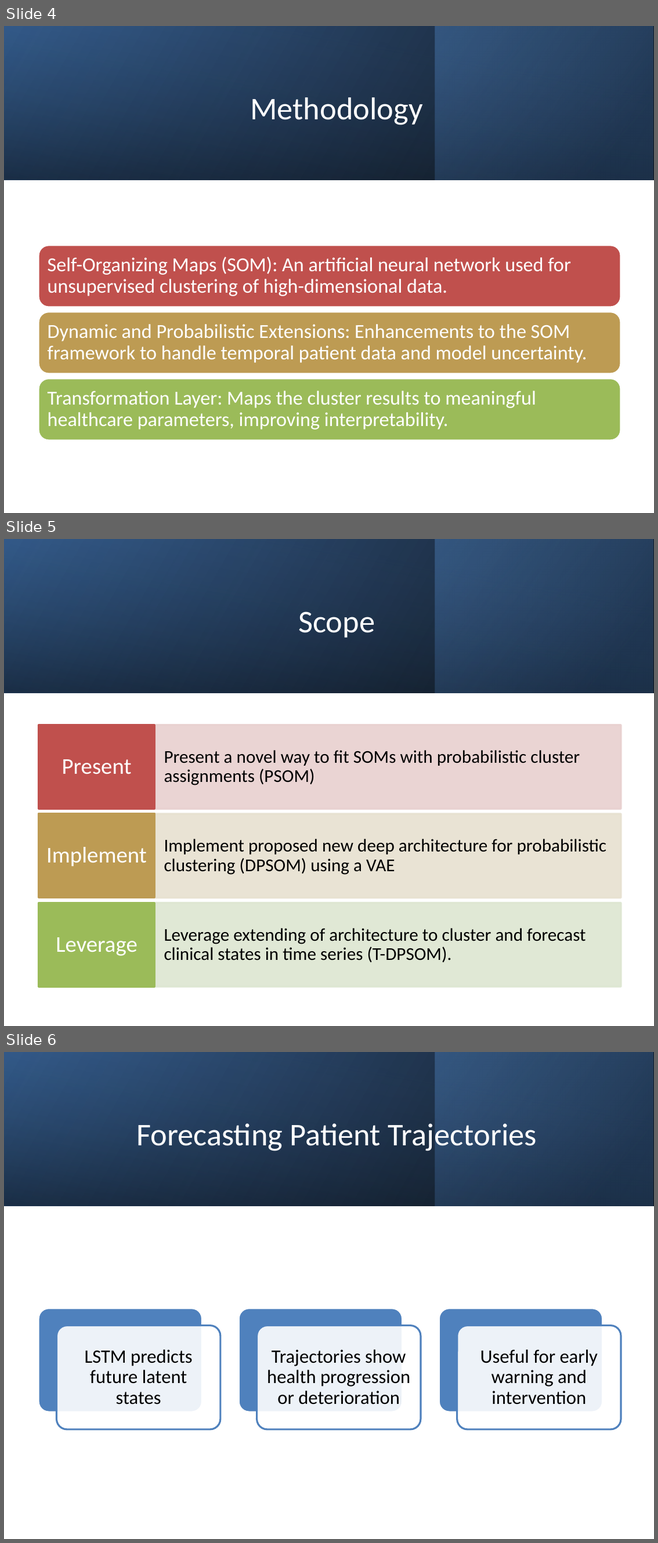
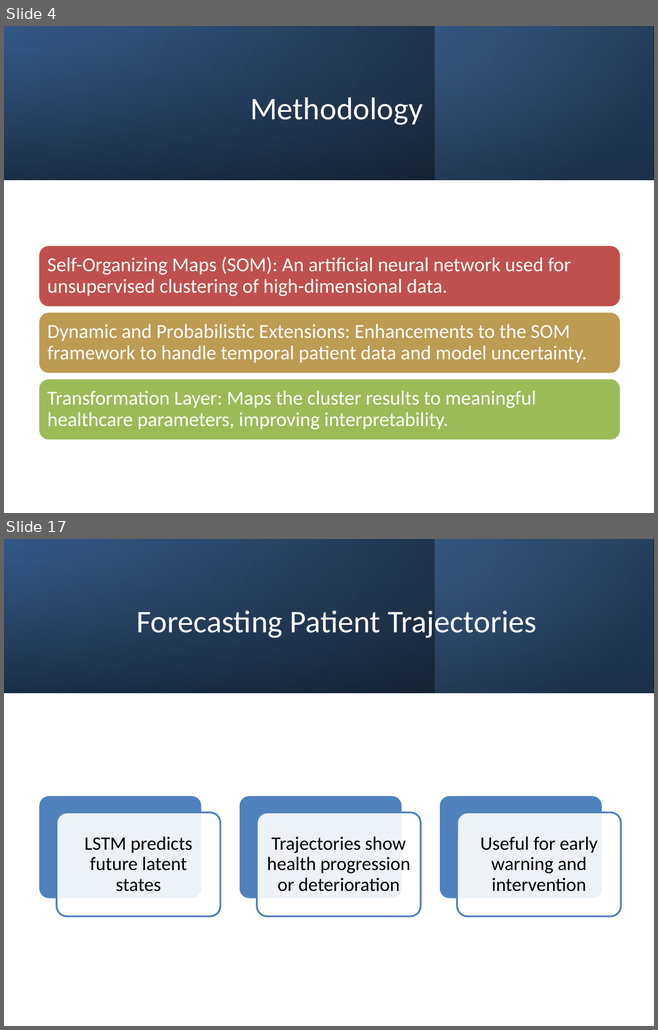
Before and after one commit to vaibhavait04/dlh2025_T_DPSOM_final_project, a slide deck: assignment_steps/T-DPSOM_Presentation.pptx. Shown one above the other, each under a label of ours: slides 4, 5 and 6 before the commit, slides 4 and 17 after it; the slides between them are not shown. The pictures are 658x1543 and 658x1030 pixels, drawn with LibreOffice and Linux fonts; fonts in the diff are those of the drawing. Boxes give left, top, right and bottom in pixels: in the first picture for what was removed or moved away, otherwise in the second. Text is boxed around its words. In the diff, an @@ line names an element or a change of style, - is before the commit and + after.

```diff
--- a/assignment_steps/T-DPSOM_Presentation.pptx
+++ b/assignment_steps/T-DPSOM_Presentation.pptx
@@ slide 5 removed at (4, 539, 654, 1026), background #FFFFFF @@
@@ rectangle removed at (4, 539, 654, 693) @@
@@ rectangle removed at (4, 540, 653, 693) @@
@@ rectangle removed at (435, 539, 653, 693) @@
@@ title removed at (298, 611, 375, 638) @@
-Scope
@@ group removed at (38, 725, 621, 987): 6 rectangles, 6 texts @@
-Present a novel way to fit SOMs with probabilistic cluster assignments (PSOM)
-Present
-Implement proposed new deep architecture for probabilistic clustering (DPSOM) using a VAE
-Implement
-Leverage extending of architecture to cluster and forecast clinical states in time series (T-DPSOM).
-Leverage
@@ what was slide 6 is now slide 17 @@
```
Also in this commit, not shown: 6 slides changed, 1 other slide removed, 2 other files.
